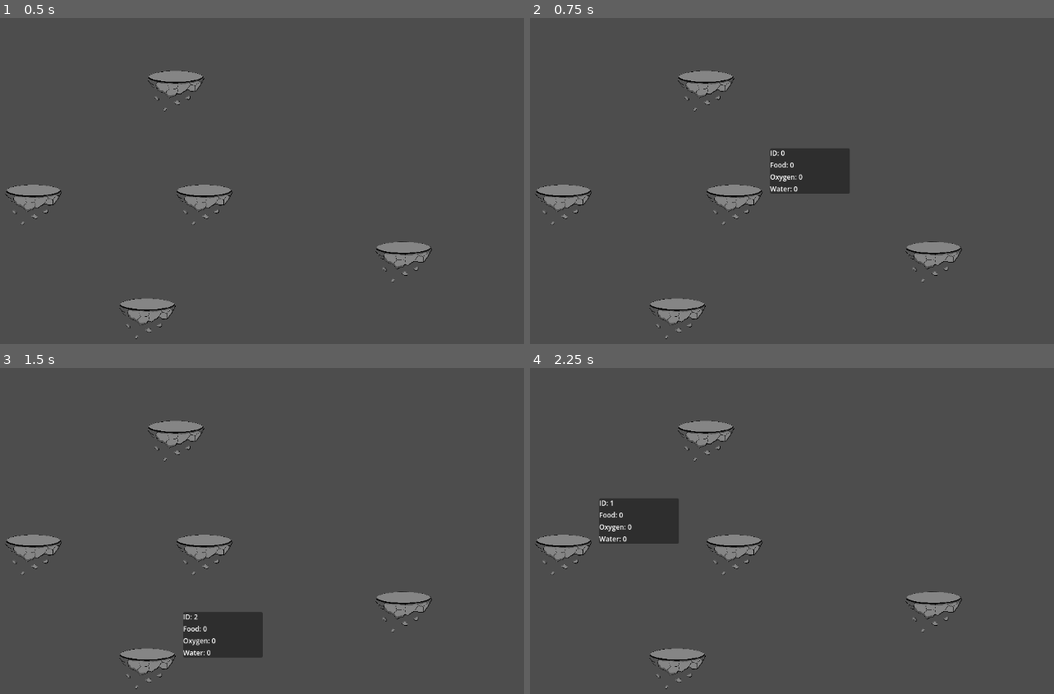
Above: before the commit, frames 1-4 (two rows, left to right).
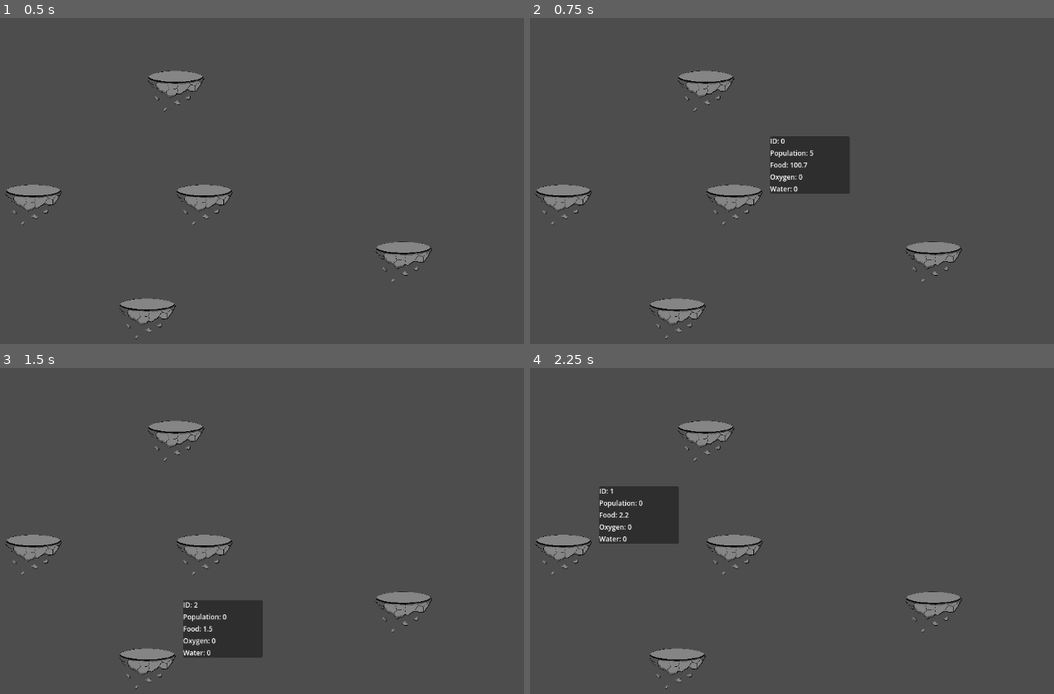
Above: after the commit, the same moments.

Repository: AvilaAndre/GlobalGameJam2025
Game: Godot game, scene res://scenes/space.tscn
The game is run twice, just before and just after one commit, with the same random seed, the same clock (stepped at 60 frames per second) and the same inputs.
Inputs (mouse positions are in pixels of both pictures, inside the frame that each line leads up to):
- Up to frame 1 (0.5 s): no input
- Up to frame 2 (0.75 s): tap Enter at 0.5 s; click (734, 203) at 0.67 s
- Up to frame 3 (1.5 s): tap Space at 1.25 s; move the mouse to (146, 664) at 1.27 s; click (146, 664) at 1.42 s
- Up to frame 4 (2.25 s): tap Enter at 2 s; move the mouse to (561, 553) at 2.02 s; click (561, 553) at 2.17 s

Frame 1 is identical in both runs. In frame 2, 0.6% of the frame differs, in the area x 45-61%, y 36-46%; in frame 3, 0.6%; in frame 4, 0.6%.

Commit message:
feat: planet type

Diff:
--- a/entities/planet_icon.tscn
+++ b/entities/planet_icon.tscn
@@ -43,6 +43,11 @@
 theme_override_font_sizes/font_size = 12
 text = "Placeholder"
 
+[node name="PopulationLabel" type="Label" parent="InfoPanel/VBoxContainer"]
+layout_mode = 2
+theme_override_font_sizes/font_size = 12
+text = "Placeholder"
+
 [node name="FoodLabel" type="Label" parent="InfoPanel/VBoxContainer"]
 layout_mode = 2
 theme_override_font_sizes/font_size = 12
@@ -58,5 +63,6 @@
 theme_override_font_sizes/font_size = 12
 text = "Placeholder"
 
+[connection signal="input_event" from="Area2D" to="." method="_on_area_2d_input_event"]
 [connection signal="mouse_entered" from="Area2D" to="." method="_on_area_2d_mouse_entered"]
 [connection signal="mouse_exited" from="Area2D" to="." method="_on_area_2d_mouse_exited"]
--- a/scripts/autoload.gd
+++ b/scripts/autoload.gd
@@ -1,34 +1,22 @@
 extends Node2D
 
-class Planet:
-	var id: int
-	var position: Vector2
-	var water: float
-	var food: float
-	var oxygen: float
-
-var running : bool = false
-var rng = RandomNumberGenerator.new()
+var running : bool = true
 
 var planets: Dictionary = {
-	0: newPlanet(0, 0, 0),
-	2: newPlanet(2, -100.0, 200.0),
-	1: newPlanet(1, -300.0, 0),
-	3: newPlanet(3, 240.0, -400.0),
-	4: newPlanet(4, 350.0, 100.0),
-	5: newPlanet(5, -50.0, -200.0),
+	0: PlanetType.new(0, 0, 0),
+	2: PlanetType.new(2, -100.0, 200.0),
+	1: PlanetType.new(1, -300.0, 0),
+	3: PlanetType.new(3, 240.0, -400.0),
+	4: PlanetType.new(4, 350.0, 100.0),
+	5: PlanetType.new(5, -50.0, -200.0),
 }
 
-func newPlanet(id: int, x: float, y: float) -> Planet:
-	var planet = Planet.new()
-	planet.id = id
-	planet.position = Vector2(x, y)
-	planet.water = 0.0
-	planet.food = 0.0
-	planet.oxygen = 0.0
+func _ready() -> void:
+	planets[0].food = 100
+	planets[0].population = 5
 
-	return planet
 
 func _process(_delta: float) -> void:
 	if running:
-		pass
+		for i in planets.keys():
+			planets[i].food += _delta
--- a/scripts/planet_icon.gd
+++ b/scripts/planet_icon.gd
@@ -5,19 +5,29 @@
 	$InfoPanel.visible = false
 
 func _process(_delta: float) -> void:
-	pass
+	var data = info().get_data()
+	if data == null:
+		return
+	$InfoPanel/VBoxContainer/IdLabel.text = "ID: " + str(data.id)
+	$InfoPanel/VBoxContainer/PopulationLabel.text = "Population: " + str(data.population)
+	$InfoPanel/VBoxContainer/FoodLabel.text = "Food: " + str(snapped(data.food, 0.1))
+	$InfoPanel/VBoxContainer/OxygenLabel.text = "Oxygen: " + str(snapped(data.oxygen, 0.1))
+	$InfoPanel/VBoxContainer/WaterLabel.text = "Water: " + str(snapped(data.water, 1))
 
 
 func info() -> Node2D:
 	return $PlanetInfo
 
+func switch_to_planet():
+	pass
 
 func _on_area_2d_mouse_exited() -> void:
 	$InfoPanel.visible = false
 
 func _on_area_2d_mouse_entered() -> void:
 	$InfoPanel.visible = true
-	$InfoPanel/VBoxContainer/IdLabel.text = "ID: " + str(info().id)
-	$InfoPanel/VBoxContainer/FoodLabel.text = "Food: " + str(info().food)
-	$InfoPanel/VBoxContainer/OxygenLabel.text = "Oxygen: " + str(info().oxygen)
-	$InfoPanel/VBoxContainer/WaterLabel.text = "Water: " + str(info().water)
+
+func _on_area_2d_input_event(_viewport: Node, event: InputEvent, _shape_idx: int) -> void:
+	if event is InputEventMouseButton:
+		if event.double_click:
+			switch_to_planet()
--- a/scripts/planet_info.gd
+++ b/scripts/planet_info.gd
@@ -1,26 +1,9 @@
 extends Node2D
 
 var id: int = -1
-var food: int = 0
-var oxygen: int = 0
-var water: int = 0
 
-func with_data(food_val: int, oxygen_val: int, water_val: int):
-	food = food_val
-	oxygen = oxygen_val
-	water = water_val
+func get_data() -> PlanetType:
+	if !$"/root/Autoload".planets.has(self.id):
+		return null
 
-func get_data():
-	if !$"/root/Autoload".planets.has(self.id):
-		return
-
-	var data = $"/root/Autoload".planets[self.id]
-
-	self.with_data(data.food, data.oxygen, data.water)
-
-func _ready() -> void:
-	get_data()
-
-
-func _process(_delta: float) -> void:
-	get_data()
+	return $"/root/Autoload".planets[self.id]
--- /dev/null
+++ b/scripts/types/planet_type.gd
@@ -0,0 +1,18 @@
+class_name PlanetType
+
+var id: int
+var position: Vector2
+var water: float
+var food: float
+var oxygen: float
+var population: int
+
+var running : bool = true
+
+func _init(id_val: int, x: float, y: float) -> void:
+	self.id = id_val
+	self.position = Vector2(x, y)
+	self.water = 0.0
+	self.food = 0.0
+	self.oxygen = 0.0
+	self.population = 0
